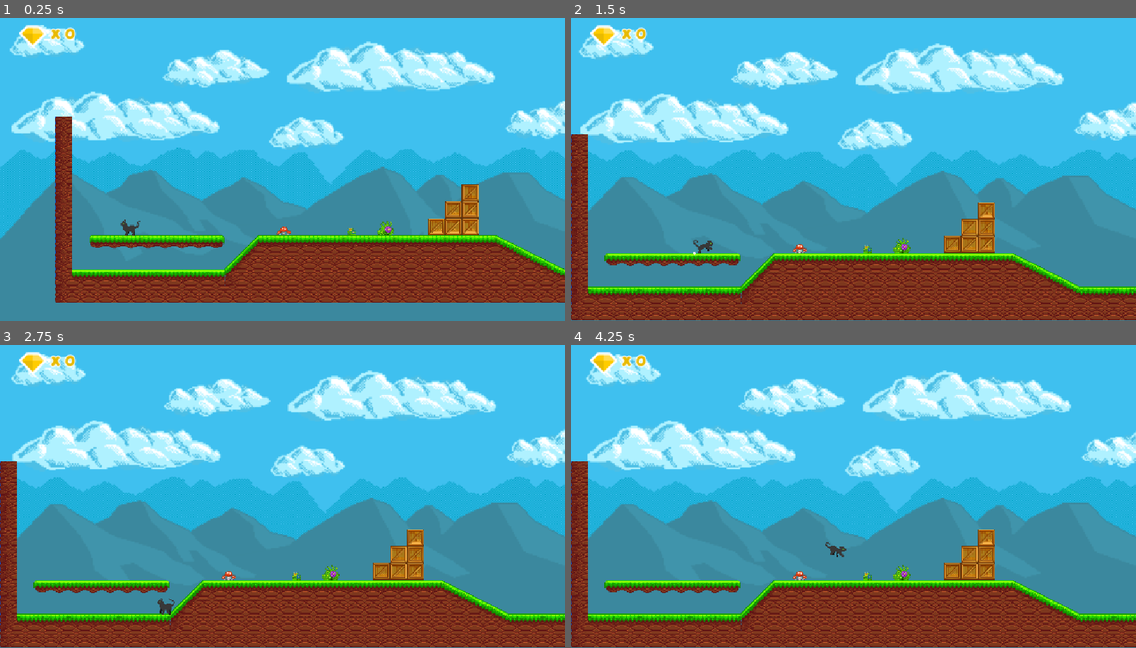
Above: before the commit, frames 1-4 (two rows, left to right).
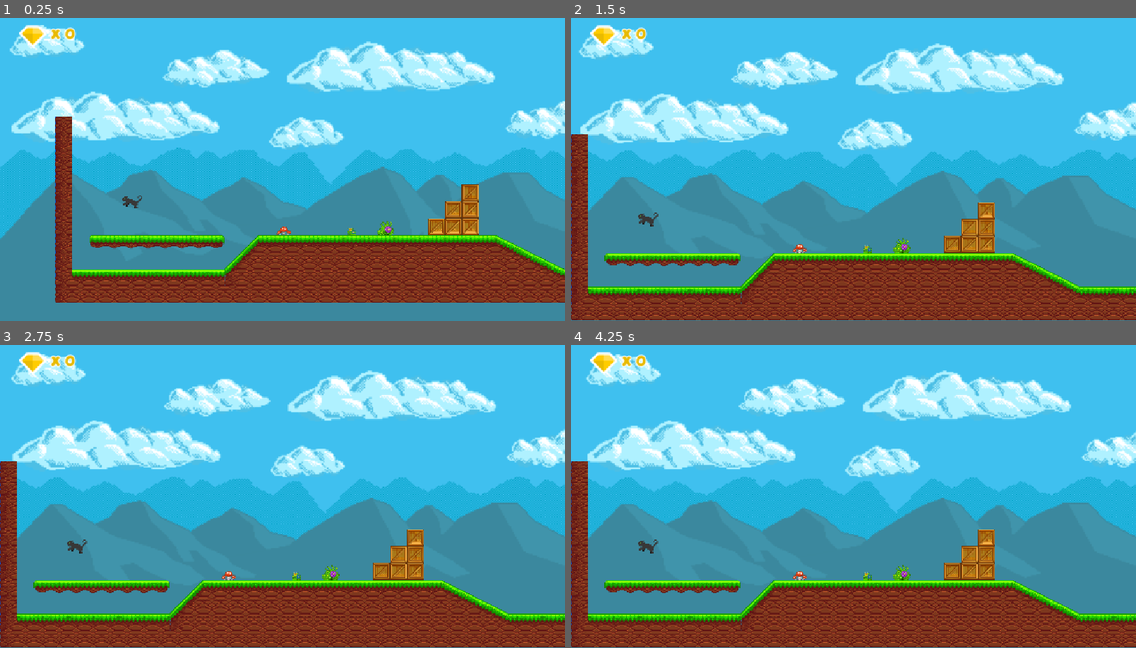
Above: after the commit, the same moments.

Repository: valfrom/Katalog
Game: Godot game, scene res://Scenes/Levels/Level_01.tscn
Two runs of this game, one before a commit and one after it. Both use one fixed random seed, a clock stepped at 60 frames per second and the inputs below. This scene is started directly instead of the project's main scene.
Inputs:
- Up to frame 1 (0.25 s): no input
- Up to frame 2 (1.5 s): hold Shift (Walk) 0.53-1.28 s; hold D (Right) from 0.53 s (still down); tap Space (Jump) at 0.77 s; tap Shift (Walk) at 1.35 s
- Up to frame 3 (2.75 s): tap Space (Jump) at 1.52 s; release D (Right) at 2.03 s; hold A (Left) from 2.03 s (still down); hold Shift (Walk) from 2.03 s (still down)
- Up to frame 4 (4.25 s): release A (Left) at 2.78 s; release Shift (Walk) at 2.78 s; hold D (Right) from 2.78 s (still down); tap Shift (Walk) at 2.85 s; tap Space (Jump) at 3.02, 3.77 s; hold Shift (Walk) from 3.53 s (still down)

The runs differ from the first frame. In frame 1, 0.2% of the frame differs, in the area x 21-26%, y 58-72%; in frame 2, 0.2%; in frame 3, 0.2%, in the area x 11-31%, y 64-90%; in frame 4, 0.2%.
Error after the commit: Parse Error: Used space character for indentation instead of tab as used before in the file. (res://Scripts/LevelFinishDoor.gd:9)

Commit message:
Add hero selection flow with unlockable roster

Diff:
--- /dev/null
+++ b/Scenes/HeroSelect/HeroSelect.tscn
@@ -0,0 +1,62 @@
+[gd_scene format=4 uid="uid://hero_select_scene"]
+
+[ext_resource type="Script" path="res://Scripts/HeroSelect.gd" id="1_3g7gb"]
+
+[sub_resource type="LabelSettings" id="LabelSettings_title"]
+font_size = 28
+
+[node name="HeroSelect" type="Control"]
+layout_mode = 3
+anchors_preset = 15
+anchor_right = 1.0
+anchor_bottom = 1.0
+grow_horizontal = 2
+grow_vertical = 2
+script = ExtResource("1_3g7gb")
+
+[node name="Panel" type="Panel" parent="."]
+layout_mode = 1
+anchors_preset = 15
+anchor_right = 1.0
+anchor_bottom = 1.0
+grow_horizontal = 2
+grow_vertical = 2
+
+[node name="Title" type="Label" parent="Panel"]
+layout_mode = 1
+anchors_preset = 1
+offset_left = 24.0
+offset_top = 24.0
+offset_right = 1000.0
+offset_bottom = 64.0
+text = "Choose your hero"
+label_settings = SubResource("LabelSettings_title")
+
+[node name="Info" type="Label" parent="Panel"]
+unique_name_in_owner = true
+layout_mode = 1
+anchors_preset = 1
+offset_left = 24.0
+offset_top = 64.0
+offset_right = 1000.0
+offset_bottom = 100.0
+text = "New heroes unlock when you finish a level."
+
+[node name="HeroGrid" type="GridContainer" parent="Panel"]
+unique_name_in_owner = true
+layout_mode = 1
+anchors_preset = 5
+offset_left = 40.0
+offset_top = 120.0
+offset_right = 1000.0
+offset_bottom = 700.0
+columns = 3
+
+[node name="Hint" type="Label" parent="Panel"]
+layout_mode = 1
+anchors_preset = 2
+offset_left = 24.0
+offset_top = 700.0
+offset_right = 1000.0
+offset_bottom = 740.0
+text = "Most heroes are hidden. Unlock them by completing stages!"
--- a/Scenes/Maps/Map_01.tscn
+++ b/Scenes/Maps/Map_01.tscn
@@ -47,12 +47,14 @@
 position = Vector2(145, 457)
 scale = Vector2(0.5, 0.5)
 next_scene_path = "uid://cjanwm3sy2x37"
+use_hero_select = true
 
 [node name="LevelFinishDoor2" parent="Level" unique_id=508136980 instance=ExtResource("3_7p701")]
 z_index = 1
 position = Vector2(145, 681)
 scale = Vector2(0.5, 0.5)
 next_scene_path = "uid://cjanwm3sy2x37"
+use_hero_select = true
 
 [node name="GameManager" type="Node2D" parent="." unique_id=270385406]
 script = ExtResource("4_445ie")
--- a/Scripts/GameManager.gd
+++ b/Scripts/GameManager.gd
@@ -1,29 +1,137 @@
 # This script is an autoload, that can be accessed from any other script!
 
 extends Node2D
+
+signal hero_changed(hero_id)
+
+const HERO_SELECT_SCENE_PATH := "res://Scenes/HeroSelect/HeroSelect.tscn"
+
+const HERO_ROSTER := [
+                {"id": "scarlet", "name": "Scarlet", "color": Color(0.91, 0.26, 0.32)},
+                {"id": "bolt", "name": "Bolt", "color": Color(0.97, 0.71, 0.2)},
+                {"id": "ivy", "name": "Ivy", "color": Color(0.32, 0.73, 0.39)},
+                {"id": "frost", "name": "Frost", "color": Color(0.4, 0.71, 0.93)},
+                {"id": "ember", "name": "Ember", "color": Color(0.93, 0.48, 0.32)},
+                {"id": "void", "name": "Void", "color": Color(0.65, 0.58, 0.9)}
+]
 
 var score : int = 0
 var saved_scene_path: String = ""
 var saved_player_position: Vector2 = Vector2.ZERO
 var restore_player_position: bool = false
+var pending_level_scene: String = ""
+
+var unlocked_heroes: Array[String] = []
+var current_hero_queue: Array[String] = []
+var current_hero_id: String = ""
+var _active_level_player: Node = null
+
+func _ready():
+                randomize()
+                _ensure_default_hero()
 
 # Adds 1 to score variable
 func add_score():
-		score += 1
+                score += 1
 
 # Loads next level
 func load_next_level(next_scene : PackedScene):
-		get_tree().change_scene_to_packed(next_scene)
+                get_tree().change_scene_to_packed(next_scene)
 
 func save_player_state(scene_path: String, player_position: Vector2):
-		saved_scene_path = scene_path
-		saved_player_position = player_position
-		restore_player_position = false
+                saved_scene_path = scene_path
+                saved_player_position = player_position
+                restore_player_position = false
 
 func mark_restore_player_position():
-		restore_player_position = true
+                restore_player_position = true
 
 func consume_restore_flag() -> bool:
-		var should_restore := restore_player_position
-		restore_player_position = false
-		return should_restore
+                var should_restore := restore_player_position
+                restore_player_position = false
+                return should_restore
+
+func _ensure_default_hero() -> void:
+                if unlocked_heroes.is_empty():
+                                unlocked_heroes.append(HERO_ROSTER[0]["id"])
+                                current_hero_id = HERO_ROSTER[0]["id"]
+
+func get_hero_definition(hero_id: String) -> Dictionary:
+                for hero in HERO_ROSTER:
+                                if hero["id"] == hero_id:
+                                                return hero
+                return {}
+
+func prepare_hero_run(selected_hero: String) -> void:
+                _ensure_default_hero()
+                if !unlocked_heroes.has(selected_hero):
+                                selected_hero = unlocked_heroes[0]
+
+                current_hero_queue = unlocked_heroes.duplicate()
+                current_hero_queue.erase(selected_hero)
+                current_hero_queue.push_front(selected_hero)
+                current_hero_id = selected_hero
+                emit_signal("hero_changed", current_hero_id)
+
+func advance_to_next_hero() -> bool:
+                if current_hero_queue.size() <= 1:
+                                current_hero_queue.clear()
+                                current_hero_id = ""
+                                return false
+
+                current_hero_queue.pop_front()
+                current_hero_id = current_hero_queue[0]
+                emit_signal("hero_changed", current_hero_id)
+                return true
+
+func unlock_random_locked_hero() -> String:
+                var locked: Array[String] = []
+                for hero in HERO_ROSTER:
+                                if !unlocked_heroes.has(hero["id"]):
+                                                locked.append(hero["id"])
+
+                if locked.is_empty():
+                                return ""
+
+                var newly_unlocked := locked[randi() % locked.size()]
+                unlocked_heroes.append(newly_unlocked)
+                return newly_unlocked
+
+func register_level_player(player: Node) -> void:
+                _ensure_default_hero()
+                _active_level_player = player
+                if current_hero_queue.is_empty() and !unlocked_heroes.is_empty():
+                                current_hero_queue = unlocked_heroes.duplicate()
+                                current_hero_id = unlocked_heroes[0]
+                if !hero_changed.is_connected(_apply_current_hero):
+                                hero_changed.connect(_apply_current_hero)
+                _apply_current_hero(current_hero_id)
+
+func _apply_current_hero(_hero_id: String) -> void:
+                if _active_level_player == null:
+                                return
+
+                var hero_id := _hero_id if _hero_id != "" else current_hero_id
+                var hero := get_hero_definition(hero_id)
+                if hero.is_empty():
+                                return
+
+                if _active_level_player.has_method("apply_hero"):
+                                _active_level_player.apply_hero(hero)
+
+func handle_level_player_death(player: Node) -> void:
+                await player.death_tween()
+
+                if advance_to_next_hero():
+                                _apply_current_hero(current_hero_id)
+                                await player.play_respawn()
+                                return
+
+                current_hero_queue.clear()
+                current_hero_id = ""
+
+                if saved_scene_path != "":
+                                mark_restore_player_position()
+                                SceneTransition.load_scene(saved_scene_path)
+                else:
+                                await player.play_respawn()
--- /dev/null
+++ b/Scripts/HeroSelect.gd
@@ -0,0 +1,37 @@
+extends Control
+
+@onready var hero_grid: GridContainer = %HeroGrid
+@onready var info_label: Label = %Info
+
+func _ready() -> void:
+        _build_hero_buttons()
+
+func _build_hero_buttons() -> void:
+        for child in hero_grid.get_children():
+                child.queue_free()
+
+        for hero in GameManager.HERO_ROSTER:
+                var button := Button.new()
+                button.toggle_mode = true
+                button.text = hero.get("name", "Hero") if GameManager.unlocked_heroes.has(hero["id"]) else "?"
+                button.disabled = !GameManager.unlocked_heroes.has(hero["id"])
+                button.custom_minimum_size = Vector2(180, 120)
+                button.focus_mode = Control.FOCUS_ALL
+                if hero.has("color"):
+                        button.modulate = hero["color"] if GameManager.unlocked_heroes.has(hero["id"]) else Color(0.8, 0.8, 0.8)
+                button.pressed.connect(func():
+                        _select_hero(hero["id"])
+                )
+                hero_grid.add_child(button)
+
+        if info_label:
+                info_label.text = "Unlocked: %d / %d" % [GameManager.unlocked_heroes.size(), GameManager.HERO_ROSTER.size()]
+
+func _select_hero(hero_id: String) -> void:
+        GameManager.prepare_hero_run(hero_id)
+        var target_scene := GameManager.pending_level_scene
+        if target_scene == "":
+                target_scene = GameManager.saved_scene_path
+        if target_scene == "":
+                return
+        SceneTransition.load_scene(target_scene)
--- a/Scripts/LevelFinishDoor.gd
+++ b/Scripts/LevelFinishDoor.gd
@@ -2,21 +2,31 @@
 
 # Define the next scene to load in the inspector
 @export_file("*.tscn") var next_scene_path: String
+@export var use_hero_select: bool = false
 
 # Load next level scene when player collide with level finish door.
 func _on_body_entered(body):
 		if body.is_in_group("Player"):
-				var target_scene := next_scene_path
+                                var target_scene := next_scene_path
 
-				if next_scene_path == "back":
-						if GameManager.saved_scene_path == "":
-								return
-						GameManager.mark_restore_player_position()
-						target_scene = GameManager.saved_scene_path
-				else:
-						var return_position = self.global_position + Vector2(0, 45)
-						GameManager.save_player_state(get_tree().current_scene.scene_file_path, return_position)
+                                if next_scene_path == "back":
+                                                if GameManager.saved_scene_path == "":
+                                                                return
+                                                GameManager.unlock_random_locked_hero()
+                                                GameManager.pending_level_scene = ""
+                                                GameManager.mark_restore_player_position()
+                                                target_scene = GameManager.saved_scene_path
+                                else:
+                                                var return_position = self.global_position + Vector2(0, 45)
+                                                GameManager.save_player_state(get_tree().current_scene.scene_file_path, return_position)
 
-				get_tree().call_group("Player", "death_tween") # death_tween is called here just to give the feeling of player entering the door.
-				AudioManager.level_complete_sfx.play()
-				SceneTransition.load_scene(target_scene)
+                                                if use_hero_select:
+                                                                GameManager.pending_level_scene = next_scene_path
+                                                                get_tree().call_group("Player", "death_tween")
+                                                                AudioManager.level_complete_sfx.play()
+                                                                SceneTransition.load_scene(GameManager.HERO_SELECT_SCENE_PATH)
+                                                                return
+
+                                get_tree().call_group("Player", "death_tween") # death_tween is called here just to give the feeling of player entering the door.
+                                AudioManager.level_complete_sfx.play()
+                                SceneTransition.load_scene(target_scene)
--- a/Scripts/Player.gd
+++ b/Scripts/Player.gd
@@ -40,6 +40,7 @@
 var _coyote_left := 0.0
 var _idle_time := 0.0
 var _jumped_this_frame := false
+var hero_id: String = ""
 
 @onready var player_sprite = $AnimatedSprite2D
 @onready var spawn_point = %SpawnPoint
@@ -49,13 +50,16 @@
 @onready var originalScale = self.scale
 
 func _ready() -> void:
-	randomize()
-	floor_snap_length = slope_snap_length
-
-	_jump_buffer_timer.one_shot = true
-	_jump_buffer_timer.wait_time = float(jump_buffer_ms) / 1000.0
-	add_child(_jump_buffer_timer)
-	_jump_buffer_timer.timeout.connect(_on_jump_buffer_timeout)
+        randomize()
+        floor_snap_length = slope_snap_length
+
+        _jump_buffer_timer.one_shot = true
+        _jump_buffer_timer.wait_time = float(jump_buffer_ms) / 1000.0
+        add_child(_jump_buffer_timer)
+        _jump_buffer_timer.timeout.connect(_on_jump_buffer_timeout)
+        GameManager.register_level_player(self)
+        if hero_id == "":
+                hero_id = GameManager.current_hero_id
 
 func _physics_process(delta: float) -> void:
 	movement(delta)
@@ -208,29 +212,30 @@
 			player_sprite.play("jump_up")
 
 func flip_player() -> void:
-	if velocity.x < 0.0:
-		player_sprite.flip_h = false
-	elif velocity.x > 0.0:
-		player_sprite.flip_h = true
+        if velocity.x < 0.0:
+                player_sprite.flip_h = false
+        elif velocity.x > 0.0:
+                player_sprite.flip_h = true
 
 func death_tween() -> void:
-	var tween = create_tween()
-	tween.tween_property(self, "scale", Vector2.ZERO, 0.15)
-	await tween.finished
-	global_position = spawn_point.global_position
-	await get_tree().create_timer(0.3).timeout
-	AudioManager.respawn_sfx.play()
-	respawn_tween()
-
-func respawn_tween() -> void:
-	global_position = spawn_point.global_position
-	var tween = create_tween()
-	tween.stop()
-	tween.play()
-	tween.tween_property(self, "scale", originalScale, 0.15)
+        var tween = create_tween()
+        tween.tween_property(self, "scale", Vector2.ZERO, 0.15)
+        await tween.finished
+        global_position = spawn_point.global_position
+
+func play_respawn() -> void:
+        await get_tree().create_timer(0.3).timeout
+        AudioManager.respawn_sfx.play()
+        var tween = create_tween()
+        tween.tween_property(self, "scale", originalScale, 0.15)
+
+func apply_hero(hero: Dictionary) -> void:
+        hero_id = hero.get("id", "")
+        if hero.has("color"):
+                player_sprite.modulate = hero["color"]
 
 func _on_collision_body_entered(_body) -> void:
-	if _body.is_in_group("Traps"):
-		AudioManager.death_sfx.play()
-		death_particles.emitting = true
-		death_tween()
+        if _body.is_in_group("Traps"):
+                AudioManager.death_sfx.play()
+                death_particles.emitting = true
+                await GameManager.handle_level_player_death(self)
